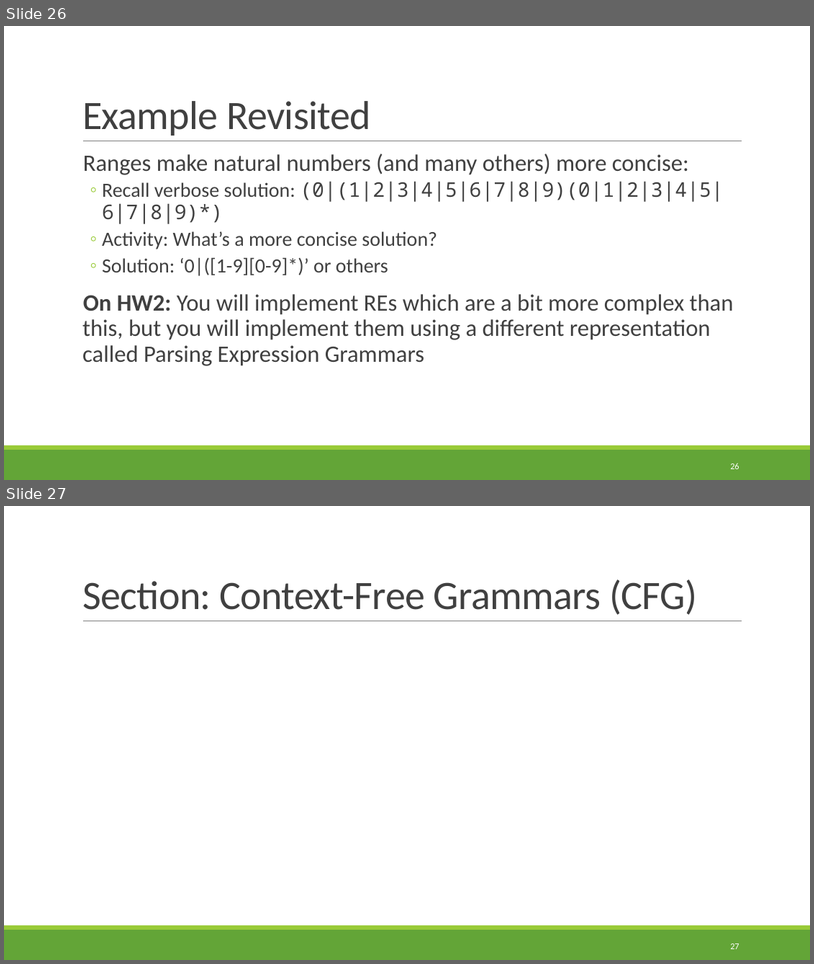
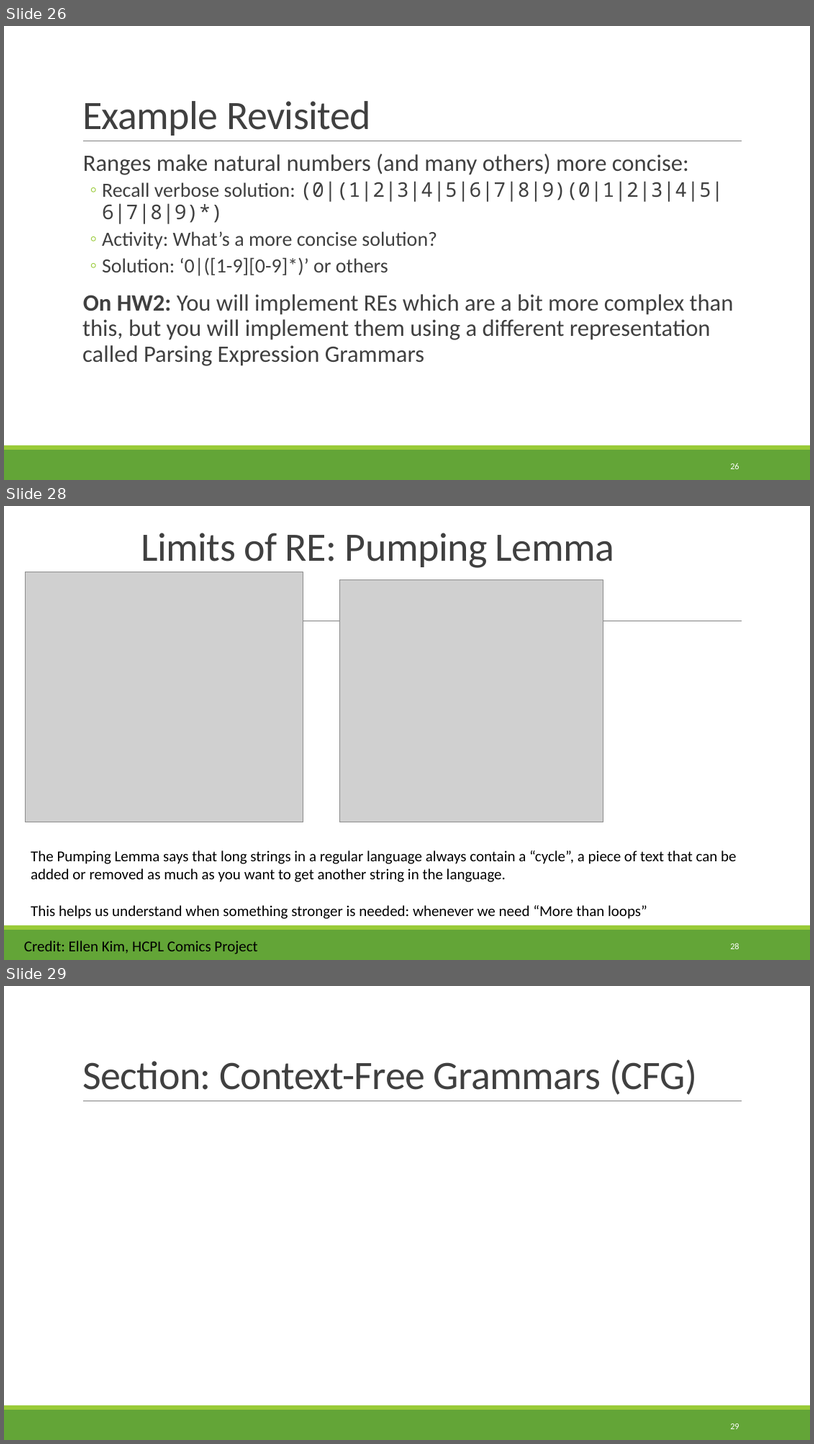
Before and after one commit to rbohrer/pl-course, a slide deck: LectureSlides/0405Parsing.pptx. Shown one above the other, each under a label of ours: slides 26 and 27 before the commit, slides 26, 28 and 29 after it; the slides between them are not shown. The pictures are 814x964 and 814x1444 pixels, drawn with LibreOffice and Linux fonts; fonts in the diff are those of the drawing; grey boxes stand for pictures. Boxes give left, top, right and bottom in pixels: in the first picture for what was removed or moved away, otherwise in the second. Text is boxed around its words. In the diff, an @@ line names an element or a change of style, - is before the commit and + after.

```diff
--- a/LectureSlides/0405Parsing.pptx
+++ b/LectureSlides/0405Parsing.pptx
@@ slide 28 added at bbox=[4, 506, 810, 960], background #FFFFFF; not listed: 3 template elements that a slide beside it also shows @@
@@ title added at bbox=[141, 533, 615, 568], 48 pt, text #404040 @@
+Limits of RE: Pumping Lemma
@@ picture added at bbox=[25, 572, 304, 822] @@
@@ picture added at bbox=[340, 580, 604, 822] @@
@@ text added at bbox=[31, 850, 736, 919], 18 pt, text #000000 @@
+The Pumping Lemma says that long strings in a regular language always contain a “cycle”, a piece of text that can be added or removed as much as you want to get another string in the language.
+This helps us understand when something stronger is needed: whenever we need “More than loops”
@@ text added at bbox=[24, 940, 257, 954], 18 pt, text #000000 @@
+Credit: Ellen Kim, HCPL Comics Project
@@ page number added at bbox=[730, 942, 739, 949], 10.5 pt, text #FFFFFF @@
+28
@@ what was slide 27 is now slide 29 @@
@@ page number at bbox=[730, 1423, 739, 1429]: text changed @@
-27
+29
```
Also in this commit, not shown: 1 slide changed, 1 other slide added.
